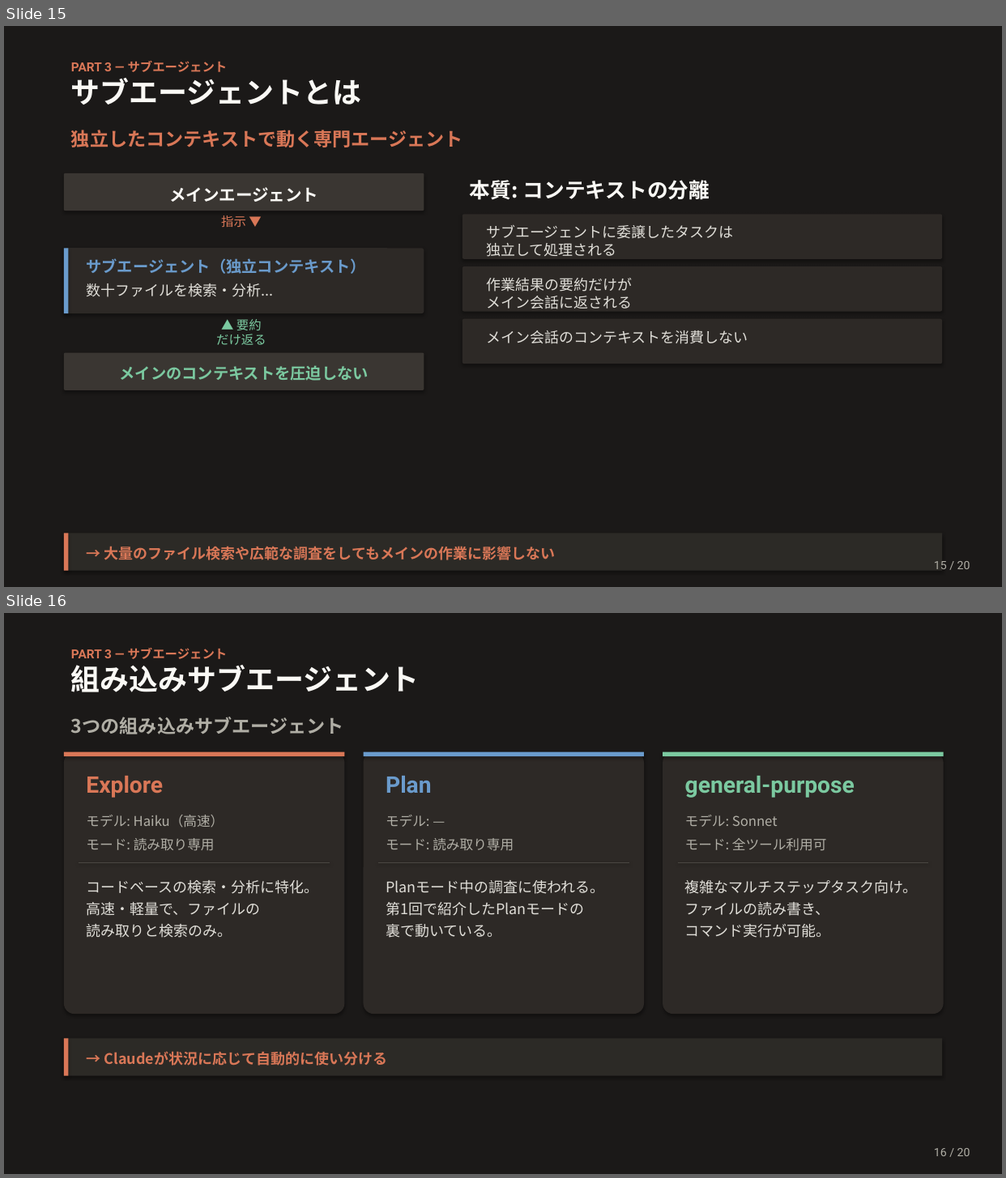
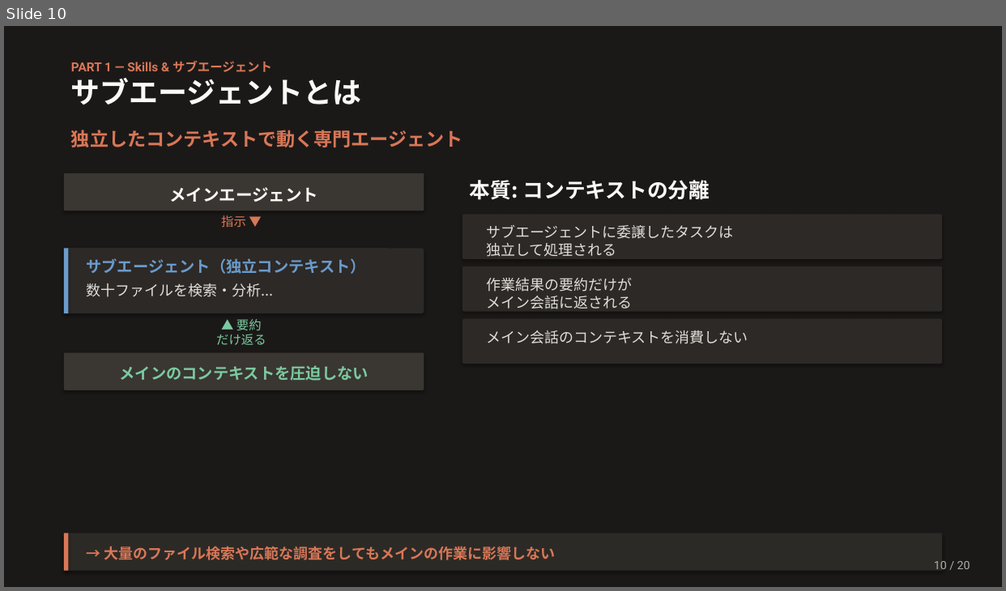
Before and after one commit to Ischca/zenn, a slide deck: slides/Claude_session3.pptx. Shown one above the other, each under a label of ours: slides 15 and 16 before the commit, slide 10 after it. The pictures are 1006x1178 and 1006x591 pixels, drawn with LibreOffice and Linux fonts; fonts in the diff are those of the drawing. Boxes give left, top, right and bottom in pixels: in the first picture for what was removed or moved away, otherwise in the second. Text is boxed around its words. In the diff, an @@ line names an element or a change of style, - is before the commit and + after.

```diff
--- a/slides/Claude_session3.pptx
+++ b/slides/Claude_session3.pptx
@@ slide 16 removed at [4,613,1002,1174], background #1B1918 @@
@@ text removed at [71,648,228,659] @@
-PART 3 — サブエージェント
@@ text removed at [71,665,420,692] @@
-組み込みサブエージェント
@@ text removed at [71,717,344,735] @@
-3つの組み込みサブエージェント
@@ rounded rectangle removed at [64,752,345,1014] @@
@@ rectangle removed at [64,752,345,756] @@
@@ rounded rectangle removed at [364,752,644,1014] @@
@@ rectangle removed at [364,752,644,756] @@
@@ rounded rectangle removed at [663,752,944,1014] @@
@@ rectangle removed at [663,752,944,756] @@
@@ text removed at [86,776,163,798] @@
-Explore
@@ text removed at [386,776,432,794] @@
-Plan
@@ text removed at [685,776,854,798] @@
-general-purpose
@@ text removed at [86,815,224,828] @@
-モデル: Haiku（高速）
@@ text removed at [386,815,430,827] @@
-モデル: —
@@ text removed at [685,815,778,827] @@
-モデル: Sonnet
@@ text removed at [86,838,215,851] @@
-モード: 読み取り専用
@@ text removed at [386,838,513,851] @@
-モード: 読み取り専用
@@ text removed at [685,838,827,851] @@
-モード: 全ツール利用可
@@ line removed from (79, 863) to (330, 863) @@
@@ line removed from (378, 863) to (629, 863) @@
@@ line removed from (678, 863) to (928, 863) @@
@@ text removed at [86,880,318,938] @@
-コードベースの検索・分析に特化。
-高速・軽量で、ファイルの
-読み取りと検索のみ。
@@ text removed at [386,880,605,938] @@
-Planモード中の調査に使われる。
-第1回で紹介したPlanモードの
-裏で動いている。
@@ text removed at [685,880,918,938] @@
-複雑なマルチステップタスク向け。
-ファイルの読み書き、
-コマンド実行が可能。
@@ rectangle removed at [64,1039,942,1076] @@
@@ rectangle removed at [64,1039,68,1076] @@
@@ text removed at [104,1051,388,1066] @@
-→ Claudeが状況に応じて自動的に使い分ける
@@ text removed at [934,1148,970,1157] @@
-16 / 20
@@ what was slide 15 is now slide 10 @@
@@ slide 10 changed as well @@
@@ text at [71,61,272,72]: text changed @@
-PART 3 — サブエージェント
+PART 1 — Skills & サブエージェント
@@ text at [934,561,970,570]: text changed @@
-15 / 20
+10 / 20
```
Also in this commit, not shown: 11 other slides changed, 8 slides added, 7 other slides removed, 1 other file.
